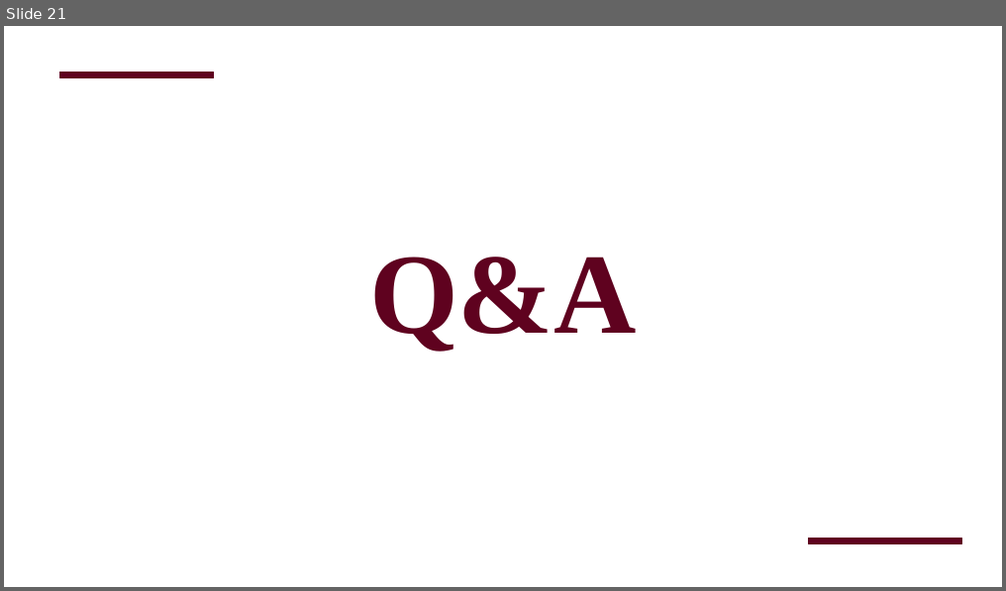
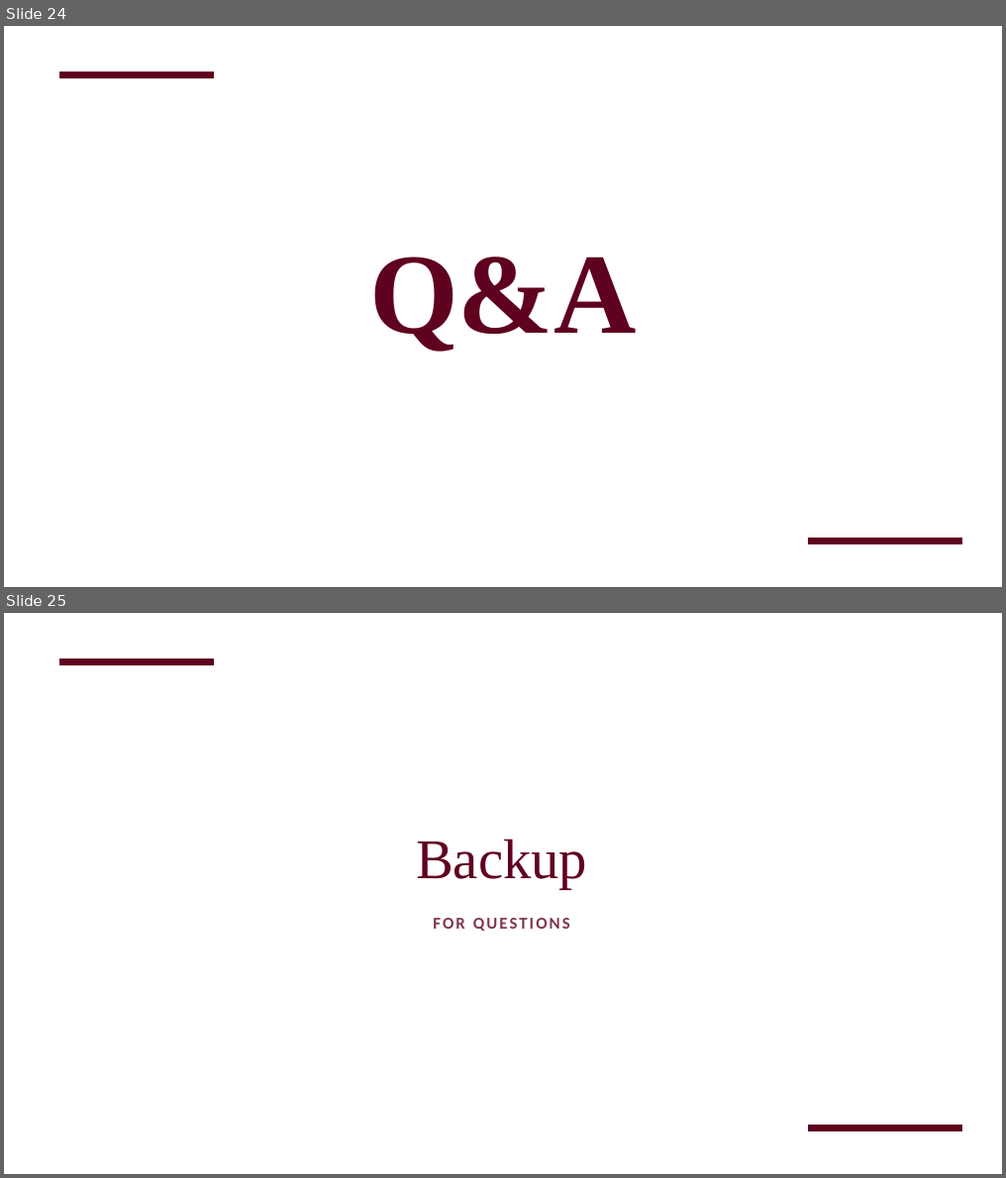
Before and after one commit to RobinHumberg/regime-diversified-mean-reversion, a slide deck: presentation/regime_mr_other_markets.pptx. Shown one above the other, each under a label of ours: slide 21 before the commit, slides 24 and 25 after it. The pictures are 1006x591 and 1006x1178 pixels, drawn with LibreOffice and Linux fonts; fonts in the diff are those of the drawing; background and template pictures are left out. Boxes give left, top, right and bottom in pixels: in the first picture for what was removed or moved away, otherwise in the second. Text is boxed around its words. In the diff, an @@ line names an element or a change of style, - is before the commit and + after.

```diff
--- a/presentation/regime_mr_other_markets.pptx
+++ b/presentation/regime_mr_other_markets.pptx
@@ slide 25 added at box(4, 613, 1002, 1174), background picture (left out); not listed: 2 template elements that a slide beside it also shows @@
@@ title added at box(416, 839, 587, 889), 54 pt, text #5F021F @@
+Backup
@@ text added at box(433, 918, 570, 931), 16 pt, text #7F354C, bold @@
+FOR QUESTIONS
@@ what was slide 21 is now slide 24 @@
```
Also in this commit, not shown: 7 slides changed, 5 other slides added, 2 other files.
